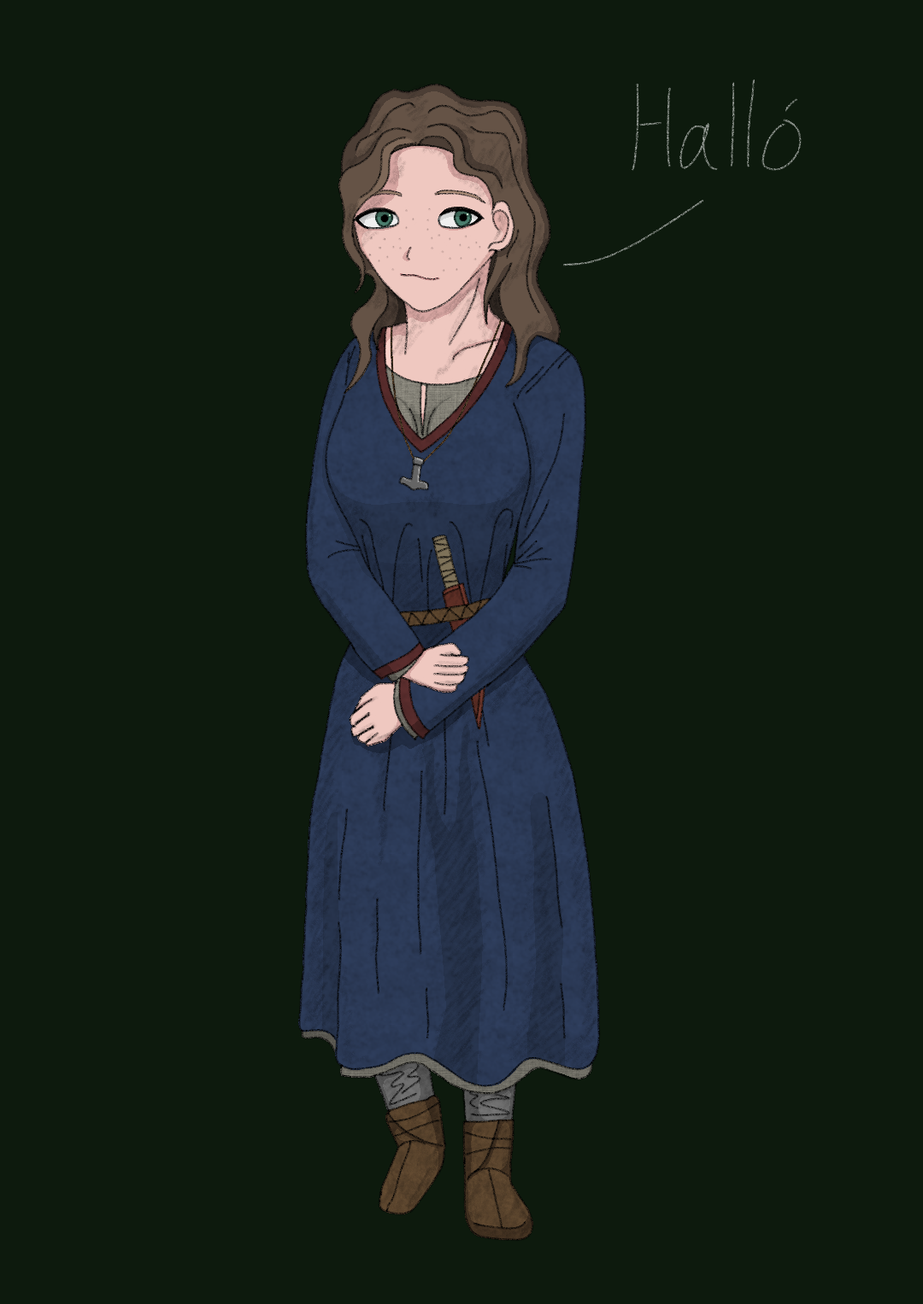
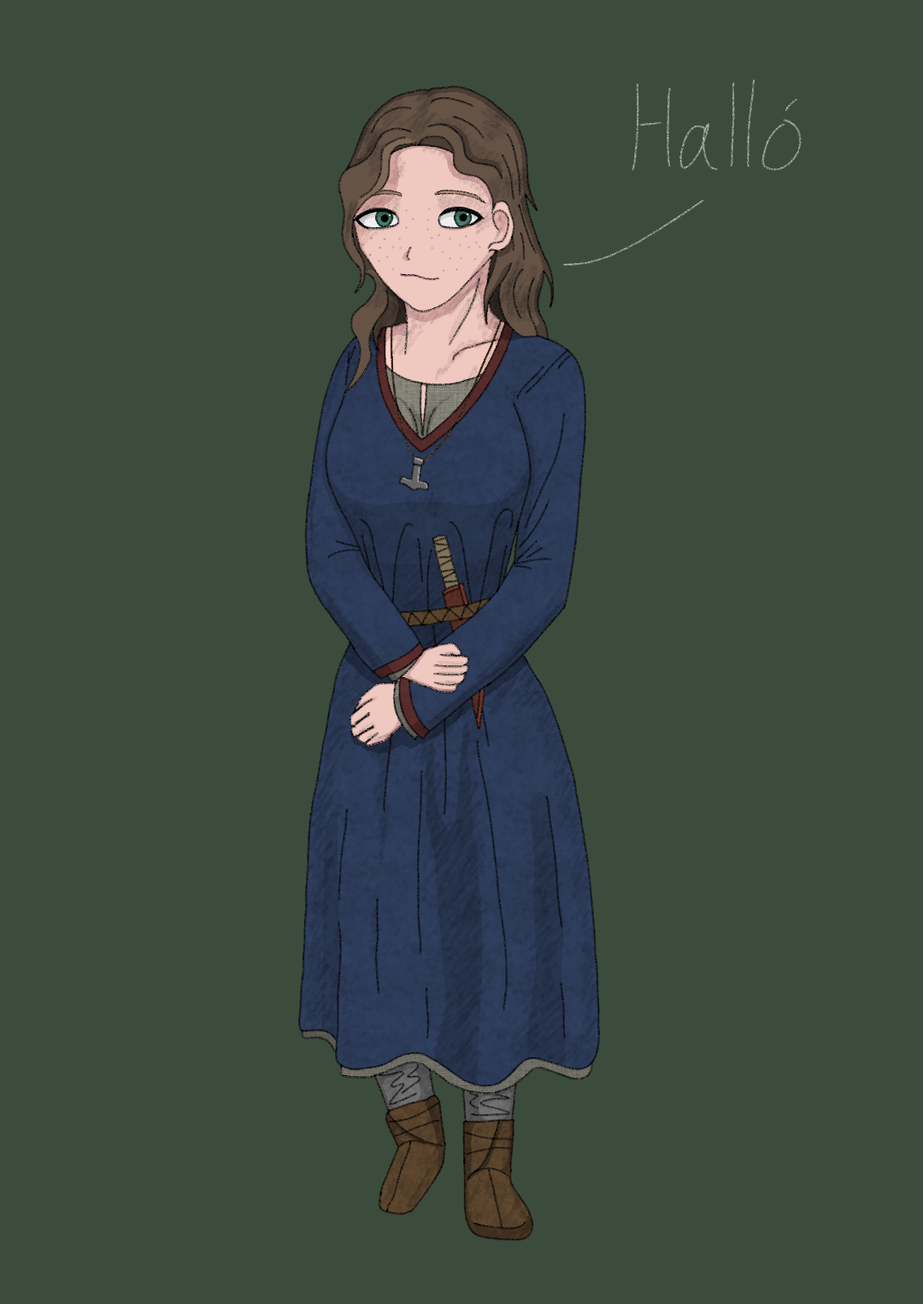
Layers edited between the first and the second 923 × 1304 image:
painted on "texture" over [298, 322, 599, 1087]
painted on "color" over [0, 0, 923, 1304]
removed layer "background copy" over [0, 0, 923, 1304]
showed "background", painted on it over [0, 0, 923, 1304]
